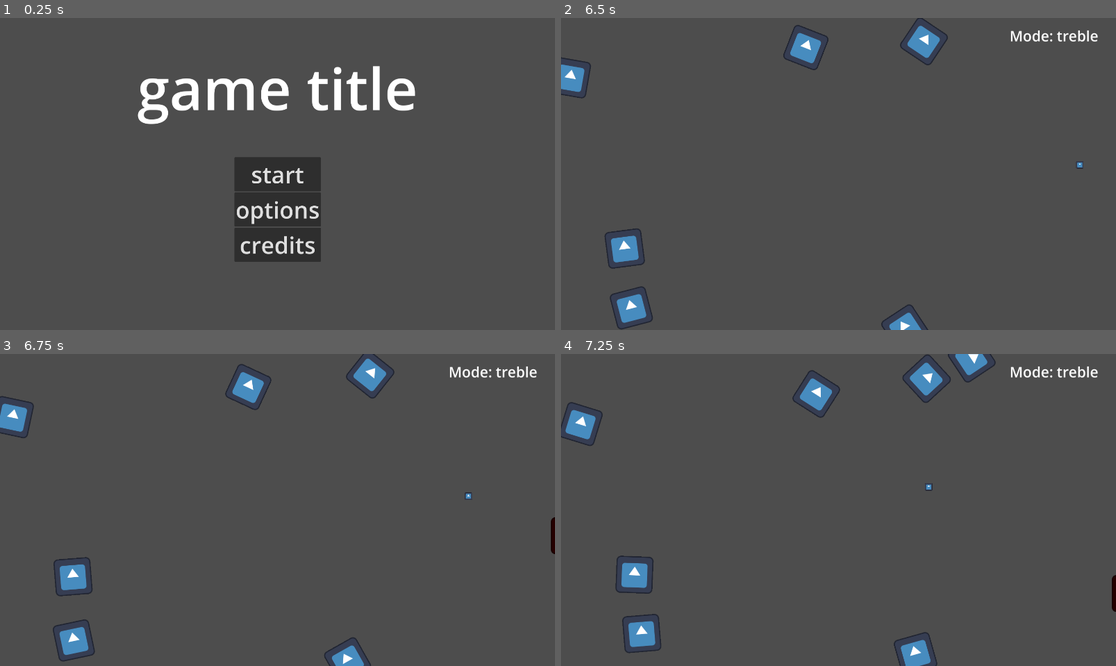
Above: before the commit, frames 1-4 (two rows, left to right).
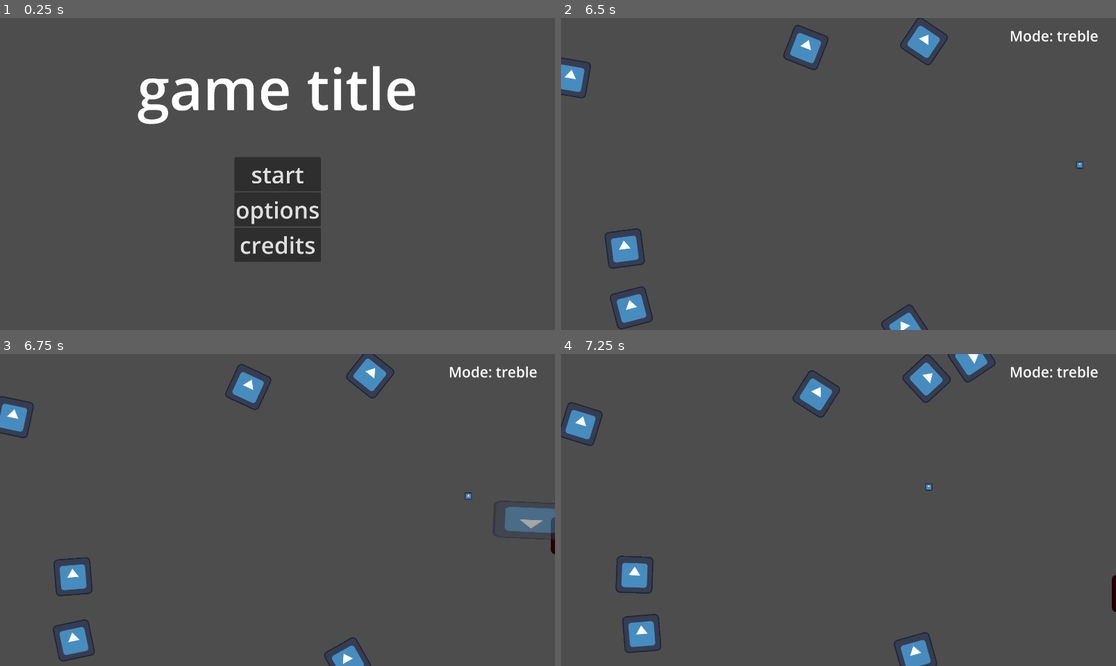
Above: after the commit, the same moments.

Repository: IAmToolbox/Composers-n-Devs-Jam
Game: Godot game, scene res://menu/title/title_screen.tscn
Same seed, same stepped clock (60 frames per second), same inputs: the game is played once before the commit and once after it. The engine's default icon, where the game draws it, is replaced by a stand-in: a white triangle on a blue panel in a dark square.
Inputs (mouse positions are in pixels of both pictures, inside the frame that each line leads up to):
- Up to frame 1 (0.25 s): no input
- Up to frame 2 (6.5 s): click "start" at 0.5 s; click "start" at 1.25 s; move the mouse to (960, 158) at 2.02 s; hold D (right) 2.03-2.78 s; click (960, 158) at 2.1 s; right-click (960, 158) at 2.3 s; move the mouse to (727, 189) at 2.77 s; hold S (down) 2.78-3.53 s; right-click (727, 189) at 2.85 s; click (727, 189) at 3.05 s; move the mouse to (894, 105) at 3.52 s; hold D (right) 3.53-4.28 s; click (894, 105) at 3.6 s; right-click (894, 105) at 3.8 s; move the mouse to (810, 236) at 4.27 s; hold W (up) 4.28-5.03 s; right-click (810, 236) at 4.35 s; click (810, 236) at 4.55 s; move the mouse to (1005, 220) at 5.02 s; hold A (left) from 5.03 s (still down); tap Q (switch_mode) at 5.1 s; right-click (1005, 220) at 5.3 s; move the mouse to (672, 127) at 5.77 s; click (672, 127) at 5.85 s
- Up to frame 3 (6.75 s): move the mouse to (305, 510) at 6.52 s; release A (left) at 6.53 s; hold S (down) from 6.53 s (still down); right-click (305, 510) at 6.6 s
- Up to frame 4 (7.25 s): keep holding S (down)

Frames 1-2 are identical in both runs. In frame 3, 0.7% of the frame differs, in the area x 90-100%, y 48-60%; in frame 4, nothing differs.

Commit message:
Added a very dirty slash attack. It looks very silly

Diff:
--- a/components/player.gd
+++ b/components/player.gd
@@ -8,6 +8,7 @@
 @onready var shield_timer := $ShieldTimer
 @onready var dash_timer := $DashTimer
 @onready var bullet_scene := preload("res://components/player_bullet.tscn")
+@onready var slash_scene := preload("res://components/player_slash.tscn")
 
 var is_shielded := false
 var is_dashing := false
@@ -57,6 +58,12 @@
 	bullet.bullet_direction = (position - get_global_mouse_position()).normalized()
 	get_parent().add_child(bullet)
 
+func slash() -> void:
+	@warning_ignore("shadowed_variable") # The machinations of my mind are an enigma - Toolbox
+	var slash = slash_scene.instantiate()
+	slash.position = position
+	get_parent().add_child(slash)
+
 func _physics_process(_delta: float) -> void:
 	get_input()
 	move_and_slide()
@@ -71,6 +78,8 @@
 	if mode == "treble":
 		if Input.is_action_just_pressed("click"):
 			shoot()
+		if Input.is_action_just_pressed("right_click"):
+			slash()
 
 func _on_shield_timer_timeout() -> void: # Callback for shield timer
 	modulate_color(mode)
--- /dev/null
+++ b/components/player_slash.gd
@@ -0,0 +1,7 @@
+extends Area2D
+
+func _ready() -> void:
+	look_at(get_global_mouse_position())
+
+func _on_timer_timeout() -> void:
+	queue_free()
--- /dev/null
+++ b/components/player_slash.tscn
@@ -0,0 +1,26 @@
+[gd_scene load_steps=4 format=3 uid="uid://dyuvhw0il530x"]
+
+[ext_resource type="Script" uid="uid://bv04c0uspuhoj" path="res://components/player_slash.gd" id="1_81lmh"]
+[ext_resource type="Texture2D" uid="uid://bcgfvs3fwj2t1" path="res://icon.svg" id="1_tcm33"]
+
+[sub_resource type="RectangleShape2D" id="RectangleShape2D_81lmh"]
+size = Vector2(265, 129)
+
+[node name="PlayerSlash" type="Area2D"]
+script = ExtResource("1_81lmh")
+
+[node name="Sprite2D" type="Sprite2D" parent="."]
+modulate = Color(1, 1, 1, 0.49803922)
+position = Vector2(131.955, 0)
+scale = Vector2(2.06, 1)
+texture = ExtResource("1_tcm33")
+
+[node name="CollisionShape2D" type="CollisionShape2D" parent="."]
+position = Vector2(132.5, 0.5)
+shape = SubResource("RectangleShape2D_81lmh")
+
+[node name="Timer" type="Timer" parent="."]
+wait_time = 0.5
+autostart = true
+
+[connection signal="timeout" from="Timer" to="." method="_on_timer_timeout"]
Not shown, added: components/player_slash.gd.uid
